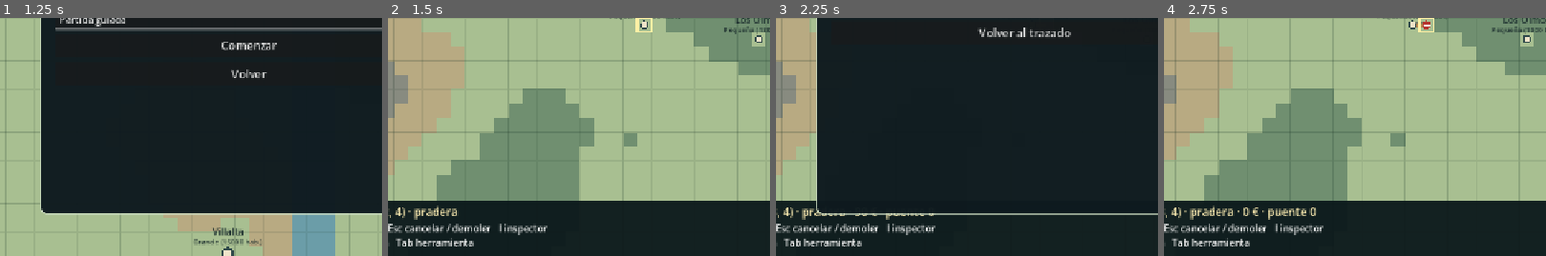
Above: before the commit, frames 1-4 (left to right).
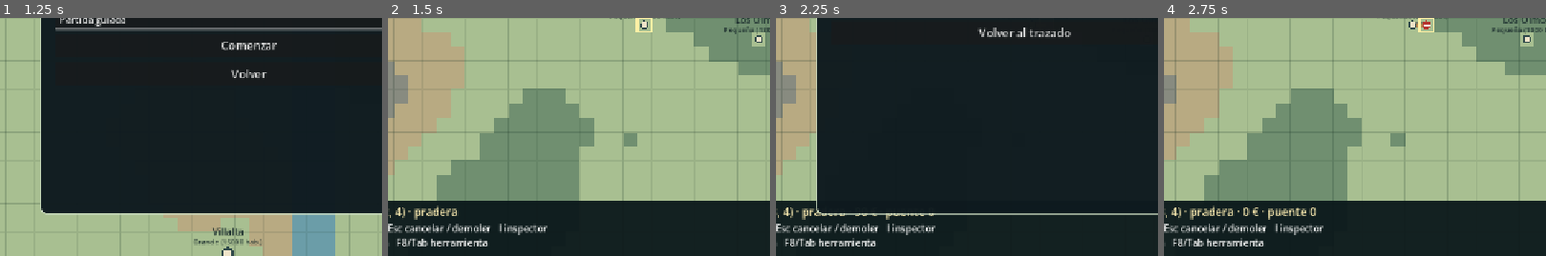
Above: after the commit, the same moments.

Repository: jalonsomerchan/kilometro-a-kilometro
Game: Godot game, scene res://main.tscn
Two runs of this game, one before a commit and one after it. Both use one fixed random seed, a clock stepped at 60 frames per second and the inputs below.
Inputs (mouse positions are % of the whole screen's width and height, from its top left):
- Up to frame 1 (1.25 s): click "Nueva partida" at 0.5 s
- Up to frame 2 (1.5 s): click "Comenzar" at 1.25 s
- Up to frame 3 (2.25 s): tap Enter (accept_action) at 2 s; move the mouse to (72, 45) at 2.02 s; hold Right (move_right) from 2.03 s (still down); hold Enter (accept_action) from 2.03 s (still down); click (72, 45) at 2.17 s
- Up to frame 4 (2.75 s): keep holding Right (move_right); keep holding Enter (accept_action); tap Space at 2.27, 2.57 s; tap I (inspect_action) at 2.3 s
The pictures show only the part of the screen within x 17-67%, y 50-100%; the shares and areas given below are measured in that part.

Frame 1 is identical in both runs. In frame 2, 0.5% of the frame differs, in the area x 2-26%, y 92-96%; in frame 3, 0.5%; in frame 4, 0.5%.

Commit message:
feat: add support for previous tool cycling with L5/R5 paddles and F8 key

Diff:
--- a/scripts/main.gd
+++ b/scripts/main.gd
@@ -46,8 +46,8 @@
 var focus_memory: Dictionary = {}
 var menu_direction_time: int = -1000
 const MENU_DIRECTION_INTERVAL_MS: int = 200
-const CONTROL_LABELS: Dictionary = {"move_up":"Mover arriba" …(251 unchanged characters)… tion":"Pausa","tool_action":"Herramienta","zoom_in":"Acercar","zoom_out":"Alejar …(63 unchanged characters)…
-const DEFAULT_KEYS: Dictionary = {"move_up":[KEY_UP,KEY_W]," …(259 unchanged characters)… ction":[KEY_P],"tool_action":[KEY_TAB],"zoom_in":[KEY_EQUAL,KEY_KP_ADD],"zoom_ou …(78 unchanged characters)…
+const CONTROL_LABELS: Dictionary = {"move_up":"Mover arriba" …(251 unchanged characters)… tion":"Pausa","tool_action":"Herramienta siguiente","tool_previous":"Herramienta anterior","zoom_in":"Acercar","zoom_out":"Alejar …(63 unchanged characters)…
+const DEFAULT_KEYS: Dictionary = {"move_up":[KEY_UP,KEY_W]," …(259 unchanged characters)… ction":[KEY_P],"tool_action":[KEY_TAB],"tool_previous":[KEY_F8],"zoom_in":[KEY_EQUAL,KEY_KP_ADD],"zoom_ou …(78 unchanged characters)…
 
 func _ready() -> void:
  settings = SettingsStore.read_settings()
@@ -86,7 +86,7 @@
    var event := InputEventKey.new()
    event.physical_keycode = key
    InputMap.action_add_event(pair[0],event)
- var joy: Dictionary = {"move_up":JOY_BUTTON_DPAD_UP,"move_d …(340 unchanged characters)… DLE1,"notice_dismiss":JOY_BUTTON_PADDLE2}
+ var joy: Dictionary = {"move_up":JOY_BUTTON_DPAD_UP,"move_d …(340 unchanged characters)… DLE1,"notice_dismiss":JOY_BUTTON_PADDLE2,"tool_action":JOY_BUTTON_PADDLE3,"tool_previous":JOY_BUTTON_PADDLE4}
  for action: String in joy:
   var event := InputEventJoypadButton.new()
   event.button_index = joy[action]
@@ -207,6 +207,7 @@
  elif event.is_action_pressed("road_next"): selected_type = (selected_type + 1) % 7; _refresh_proposal(); _road_type_notice()
  elif event.is_action_pressed("pause_action"): simulation_speed = 1 if simulation_speed == 0 else 0
  elif event.is_action_pressed("tool_action"): _cycle_tool()
+ elif event.is_action_pressed("tool_previous"): _cycle_tool(-1)
  else: return
  get_viewport().set_input_as_handled()
 
@@ -391,9 +392,9 @@
  _close_panel()
  _notify("Señal actualizada para la entrada seleccionada.")
 
-func _cycle_tool() -> void:
+func _cycle_tool(direction: int = 1) -> void:
  var tools: Array[String] = ["Construir","Señalar","Reparar","Mejorar"]
- tool = tools[(tools.find(tool)+1)%tools.size()]
+ tool = tools[posmod(tools.find(tool)+direction,tools.size())]
  drawing = false
  _notify("Herramienta: " + tool)
 
@@ -1030,7 +1031,7 @@
   elif proposal.has("length"): details += " · %.0f € · puente %d" % [state.price(proposal,selected_type),proposal.water]
  _draw_fit(font,Vector2(20,size.y-bottom_height+25*scale),details,heading_size,size.x-40,Color("f5e6ad"))
  var help_a: String = "A marcar / confirmar   B cancelar / demoler   Y inspector" if last_device == "mando" else "%s marcar / confirmar   %s cancelar / demoler   %s inspector" % [_key_hint("accept_action","Intro"),_key_hint("back_action","Esc"),_key_hint("inspect_action","I")]
- var help_b: String = "X menú   LB/RB vía   LB+RB herramienta   Start pausa" if last_device == "mando" else "%s menú   %s/%s vía   %s pausa   %s herramienta" % [_key_hint("menu_action","M"),_key_hint("road_prev","Q"),_key_hint("road_next","E"),_key_hint("pause_action","P"),_key_hint("tool_action","Tab")]
+ var help_b: String = "X menú   LB/RB vía   L5/R5 herramienta   Start pausa" if last_device == "mando" else "%s menú   %s/%s vía   %s pausa   %s/%s herramienta" % [_key_hint("menu_action","M"),_key_hint("road_prev","Q"),_key_hint("road_next","E"),_key_hint("pause_action","P"),_key_hint("tool_previous","F8"),_key_hint("tool_action","Tab")]
  _draw_fit(font,Vector2(20,size.y-bottom_height+52*scale),help_a,help_size,size.x-40,Color.WHITE)
  _draw_fit(font,Vector2(20,size.y-bottom_height+76*scale),help_b,help_size,size.x-40,Color.WHITE)
  var legend: String = ""
--- /dev/null
+++ b/tests/tool_paddles_smoke.gd
@@ -0,0 +1,31 @@
+extends SceneTree
+
+func _initialize() -> void:
+ call_deferred("run_test")
+
+func run_test() -> void:
+ var game: Node = load("res://main.tscn").instantiate()
+ root.add_child(game)
+ await process_frame
+ game.state = GameState.new(1)
+ game.screen = "game"
+ var right := InputEventJoypadButton.new()
+ right.button_index = JOY_BUTTON_PADDLE3
+ right.pressed = true
+ assert(InputMap.event_is_action(right,"tool_action"))
+ game._unhandled_input(right)
+ assert(game.tool=="Señalar" and game.selected_type==0)
+ var left := InputEventJoypadButton.new()
+ left.button_index = JOY_BUTTON_PADDLE4
+ left.pressed = true
+ assert(InputMap.event_is_action(left,"tool_previous"))
+ game._unhandled_input(left)
+ assert(game.tool=="Construir" and game.selected_type==0)
+ game._unhandled_input(left)
+ assert(game.tool=="Mejorar")
+ var previous := InputEventKey.new()
+ previous.physical_keycode = KEY_F8
+ previous.pressed = true
+ assert(InputMap.event_is_action(previous,"tool_previous"))
+ print("PADDLES OK: R5 avanza, L5 retrocede y F8 alternativo")
+ quit()
